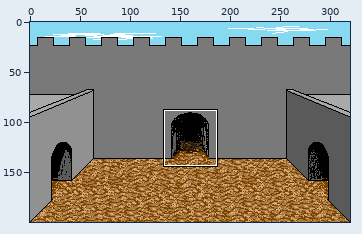
Two states of a sprite sheet, Code/KnightFight/Graphics/FightCourtyard.png. Above: a wide view before the commit, with the close-up outlined.
Close-up. The starting point:
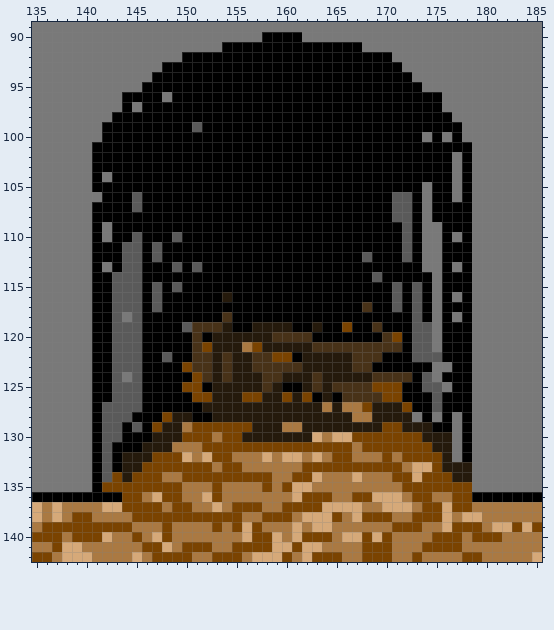
The file is 320x200 pixels. Shown: x 135..185, y 89..142.
After:
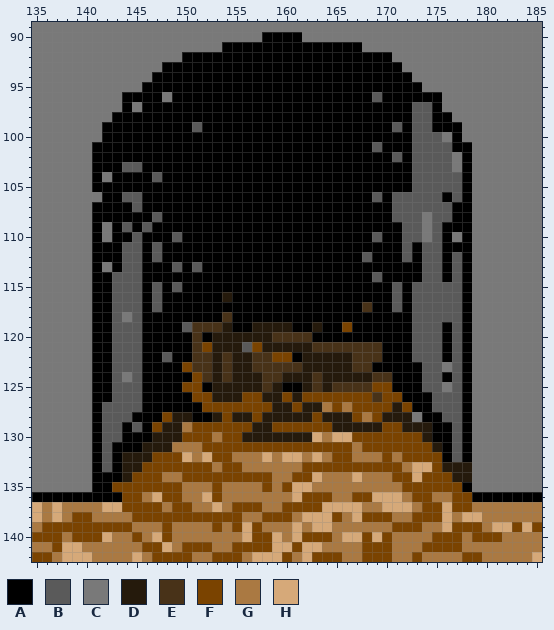
Palette (. is transparent): A #000000  B #5a5a5a  C #797979  D #251a0c  E #483218  F #7a4300  G #aa7942  H #d6a979
Difference:
Colour B gives way to colour A in row 134 at x 142.
Colour C gives way to colour A in row 128 at x 175.
Colour D gives way to colour A in row 130 at x 175 to 176; in rows 131 to 132 at x 176.
Colour E gives way to colour A in row 119 at x 169; in row 120 at x 170; in row 121 at x 170 to 171; in row 124 at x 171 to 172.
Colour F gives way to colour A in row 120 at x 171; in row 125 at x 171; in row 134 at x 143; in row 135 at x 142 and 178.
Colour A gives way to colour B in row 96 at x 169; in rows 97 to 98 at x 173 to 174; in row 99 at x 171 and 173 to 174; in row 100 at x 173 and 175; in row 101 at x 169 and 173 to 176; in row 102 at x 171 and 173 to 176.
Colour A gives way to colour B in row 103 at x 144 to 145 and 173 to 176; in row 104 at x 147 and 173 to 176; in row 105 at x 173 and 175 to 176; in row 106 at x 144, 169, 173 and 175; in row 107 at x 173 and 175 to 176; in row 108 at x 147, 173 and 175 to 176.
Colour A gives way to colour B in row 109 at x 144, 146 and 173; in row 110 at x 169 and 173; in row 112 at x 177; in row 114 at x 174 and 177; in row 115 at x 174 and 176 to 177; in row 116 at x 174 and 176.
Colour A gives way to colour B in row 117 at x 174 and 176 to 177; in row 118 at x 174 and 176; in rows 119 to 122 at x 177; in row 123 at x 174 and 177; in rows 124 to 125 at x 177; in rows 126 to 127 at x 176 to 177.
Colour A gives way to colour B in row 128 at x 176.
Colour C gives way to colour B in row 100 at x 174; in row 104 at x 177; in rows 105 to 106 at x 174 and 177; in row 107 at x 174; in rows 109 to 110 at x 175; in rows 111 to 112 at x 174 to 175.
Colour C gives way to colour B in row 113 at x 174 to 175 and 177; in rows 114 to 115 at x 175; in row 116 at x 175 and 177; in row 117 at x 175; in row 118 at x 175 and 177; in rows 119 to 121 at x 175.
Colour C gives way to colour B in rows 123 to 124 at x 175; in rows 128 to 132 at x 177.
Colour G gives way to colour B in row 121 at x 156.
Colour A gives way to colour F in row 126 at x 163 and 165.
Colour D gives way to colour F in row 126 at x 164; in row 127 at x 152 to 158, 161, 165 and 169 to 170; in row 128 at x 154, 157, 163 and 169; in row 129 at x 159 and 162 to 164.
Colour E gives way to colour F in row 126 at x 166 to 168.
Colour G gives way to colour F in rows 127 to 128 at x 167; in row 129 at x 160 to 161.
Boxes around the changes in both close-ups, in picture pixels (x1, y1, x2, y2):
changed: (202, 92, 472, 492)
changed: (122, 162, 162, 232)
changed: (102, 472, 122, 492)
